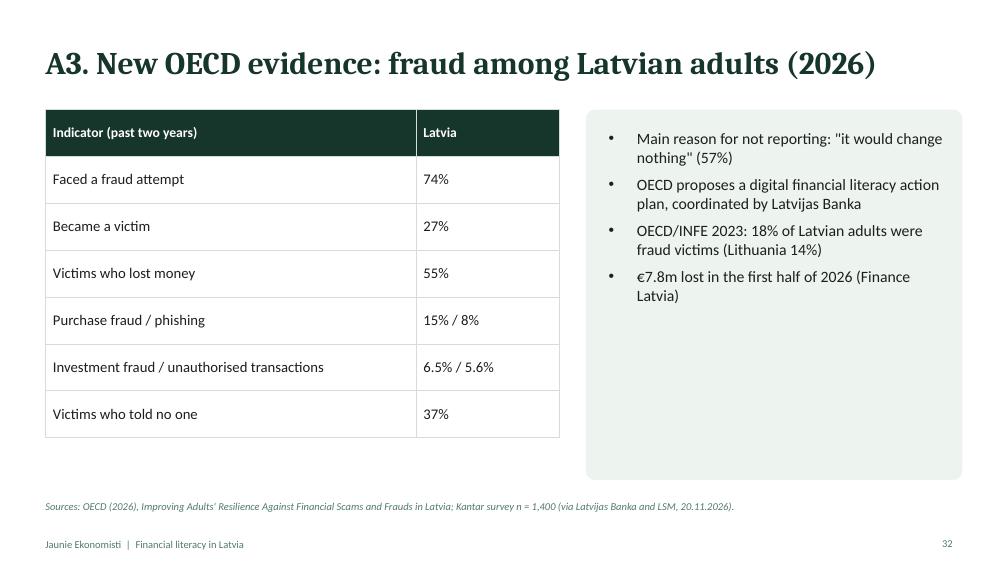
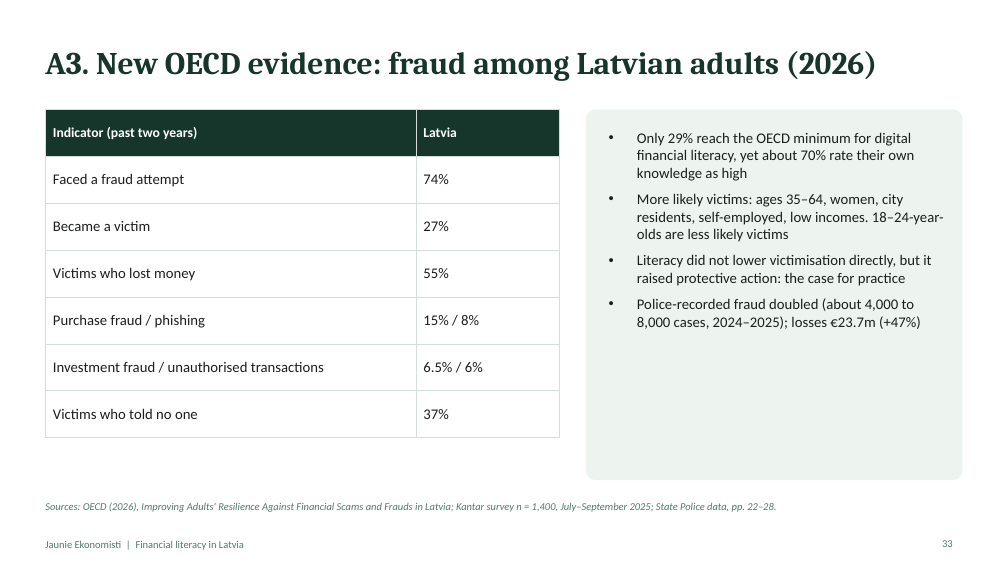
Before and after one commit to ArtisLV890/Elective-Impact-Making-for-the-Competitiveness-and-Data-Driven-Decisions-2026-2027, a slide deck: slide 33 of financial-literacy/presentation/Financial literacy in Latvia - presentation.pptx (slide 32 before the commit). Drawn at 1008x567 pixels with LibreOffice and Linux fonts; fonts in the diff are those of the drawing. Boxes give left, top, right and bottom in pixels: in the first picture for what was removed or moved away, otherwise in the second. Text is boxed around its words. In the diff, an @@ line names an element or a change of style, - is before the commit and + after.

```diff
--- a/financial-literacy/presentation/Financial literacy in Latvia - presentation.pptx
+++ b/financial-literacy/presentation/Financial literacy in Latvia - presentation.pptx
@@ table at [45, 110, 560, 423] @@
-row 6, column 2: 6.5% / 5.6%
+row 6, column 2: 6.5% / 6%
@@ text at [637, 132, 944, 329]: text changed; size 15 to 14 pt @@
-• Main reason for not reporting: "it would change nothing" (57%)
-• OECD proposes a digital financial literacy action plan, coordinated by Latvijas Banka
-• OECD/INFE 2023: 18% of Latvian adults were fraud victims (Lithuania 14%)
-• €7.8m lost in the first half of 2026 (Finance Latvia)
+• Only 29% reach the OECD minimum for digital financial literacy, yet about 70% rate their own knowledge as high
+• More likely victims: ages 35–64, women, city residents, self-employed, low incomes. 18–24-year-olds are less likely victims
+• Literacy did not lower victimisation directly, but it raised protective action: the case for practice
+• Police-recorded fraud doubled (about 4,000 to 8,000 cases, 2024–2025); losses €23.7m (+47%)
@@ text at [45, 502, 776, 512]: text changed @@
-Sources: OECD (2026), Improving Adults' Resilience Against Financial Scams and Frauds in Latvia; Kantar survey n = 1,400 (via Latvijas Banka and LSM, 20.11.2026).
+Sources: OECD (2026), Improving Adults' Resilience Against Financial Scams and Frauds in Latvia; Kantar survey n = 1,400, July–September 2025; State Police data, pp. 22–28.
```
Also in this commit, not shown: 2 other slides changed, 1 slide added, 7 other files.
